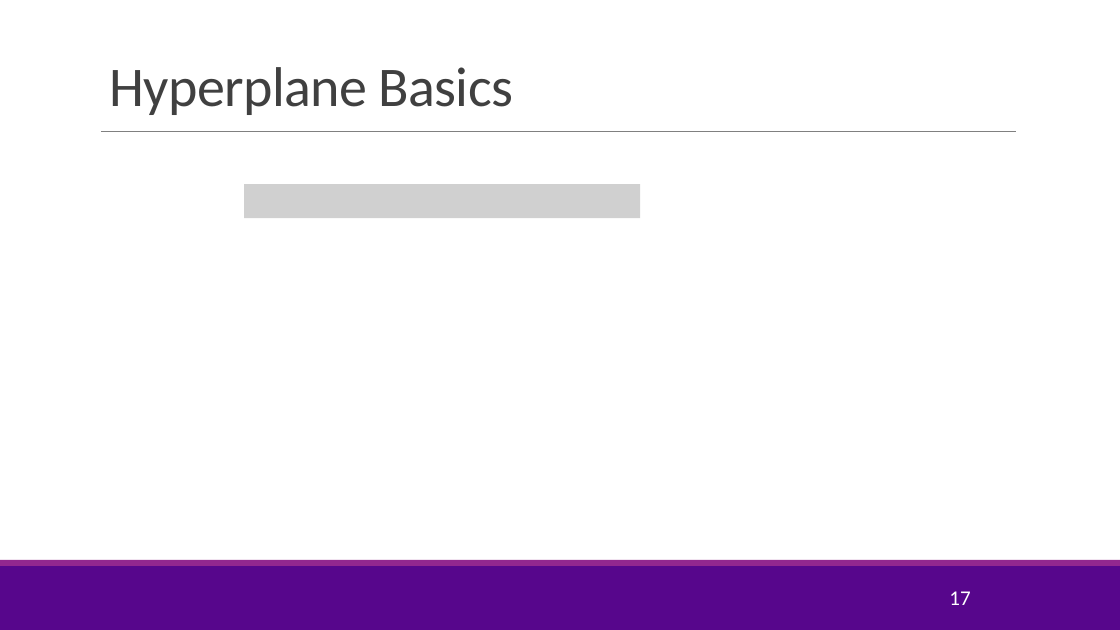
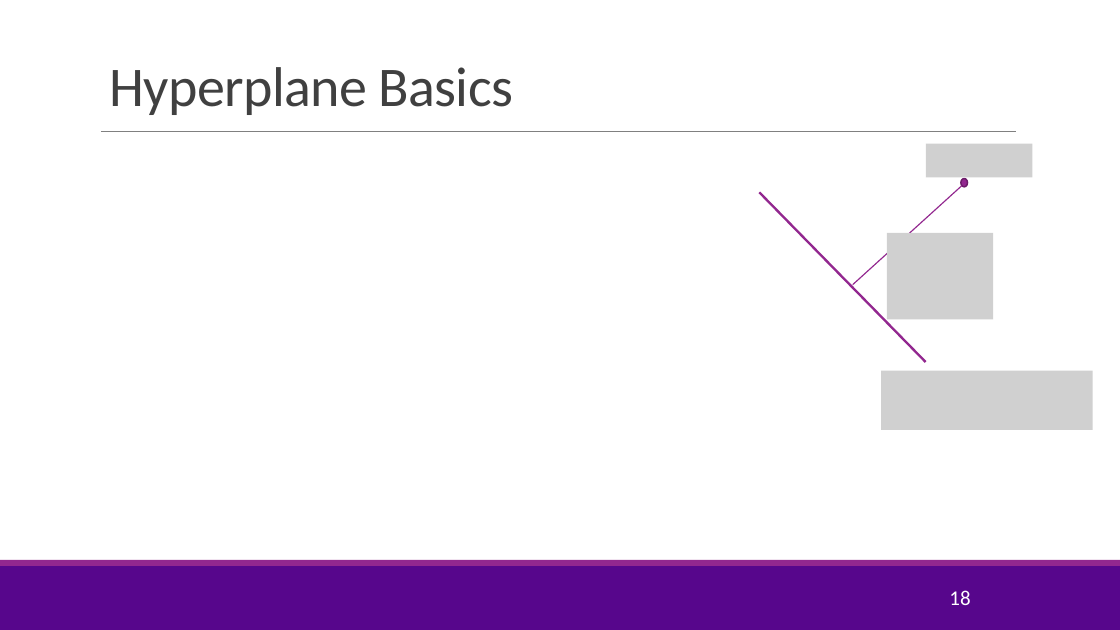
Before and after one commit to sdrangan/introml, a slide deck: slide 18 of lectures/Lect08_SVM.pptx (slide 17 before the commit). Drawn at 1120x630 pixels with LibreOffice and Linux fonts; fonts in the diff are those of the drawing; grey boxes stand for pictures; background and template pictures are left out. Boxes give left, top, right and bottom in pixels: in the first picture for what was removed or moved away, otherwise in the second. Text is boxed around its words. In the diff, an @@ line names an element or a change of style, - is before the commit and + after.

```diff
--- a/lectures/Lect08_SVM.pptx
+++ b/lectures/Lect08_SVM.pptx
@@ picture added at (926, 144, 1033, 177) @@
@@ ellipse added at (961, 179, 968, 187), fill #92278F, outline #6C1D6A 1.25 pt @@
@@ picture removed at (245, 184, 640, 218) @@
@@ line added from (760, 192) to (926, 362), #92278F 2 pt @@
@@ line added from (962, 186) to (853, 285), #92278F 1 pt @@
@@ picture added at (887, 233, 994, 319) @@
@@ picture added at (881, 371, 1093, 430) @@
@@ page number at (949, 590, 970, 605): text changed @@
-17
+18
```
Also in this commit, not shown: 17 other slides changed, 6 slides added, 1 slide removed, 2 other files.
